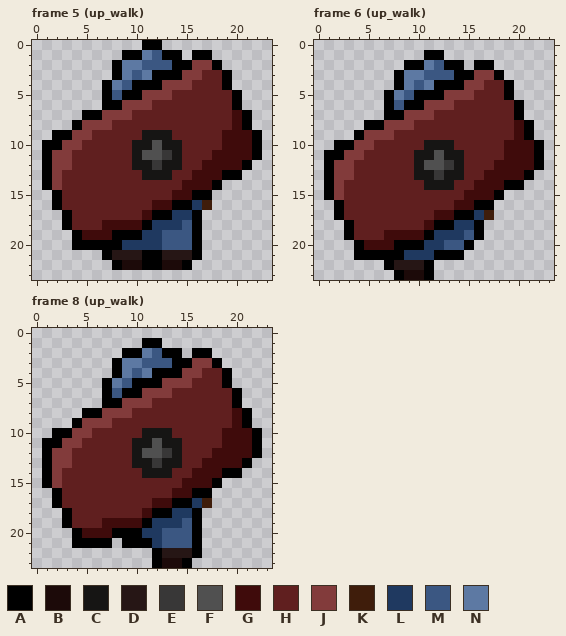
Pixel-art file: art/shield_guy/shield_guy.ase. Above: the version before the commit.
24x24 pixels, 16 frames. Shown: frame 5 (up_walk), frame 6 (up_walk), frame 8 (up_walk). The commit also changed other frames, which this record leaves out.
Palette (. is transparent): A #000000  B #1c0a09  C #161514  D #261615  E #383737  F #505050  G #3f0b0b  H #601f1f  J #823b3b  K #3f1d0b  L #1f3960  M #3b5782  N #5d79a3
Pixels before, frame 5 (up_walk), first column x 1:
 0 ..........AA..........
 1 ........AANMAA.AA.....
 2 .......ANNMMMAAJJA....
 3 .......ANMNAAAJJHHA...
 4 ......ANMAAAJJJHHHA...
 5 ......AMAAJJJHHHHHHA..
 6 ......AAJJJHHHHHHHHA..
 7 ....AAJJJHHHHHHHHHHGA.
 8 ...AJJJHHHHHHHHHHHHGA.
 9 .AAJJHHHHHCCCHHHHHGGGA
10 AAJJHHHHHCCFCCHHHHGGGA
11 AJJHHHHHHCFFECHHHGGGGA
12 AJJHHHHHHCCECCHHGGGGA.
13 AJHHHHHHHHCCCHHGGGAA..
14 AJHHHHHHHHHHHHGGGA....
15 .AHHHHHHHHHHHGGAA.....
16 .AHHHHHHHHHGGAALK.....
17 ..AHHHHHHHGAALLA......
18 ..AHHHGGGGALLLMA......
19 ...AGGGAAALLMMMA......
20 ...AAAAALLLLMMMA......
21 ......ADDDAADDDA......
22 .......ABBAABBA.......
Pixels before, frame 6 (up_walk), first column x 1:
 1 ..........AA..........
 2 ........AANMAA.AA.....
 3 .......ANNMMMAAJJA....
 4 .......ANMNAAAJJHHA...
 5 ......ANMAAAJJJHHHA...
 6 ......AMAAJJJHHHHHHA..
 7 ......AAJJJHHHHHHHHA..
 8 ....AAJJJHHHHHHHHHHGA.
 9 ...AJJJHHHHHHHHHHHHGA.
10 .AAJJHHHHHCCCHHHHHGGGA
11 AAJJHHHHHCCFCCHHHHGGGA
12 AJJHHHHHHCFFECHHHGGGGA
13 AJJHHHHHHCCECCHHGGGGA.
14 AJHHHHHHHHCCCHHGGGAA..
15 AJHHHHHHHHHHHHGGGA....
16 .AHHHHHHHHHHHGGAA.....
17 .AHHHHHHHHHGGAALK.....
18 ..AHHHHHHHGAALLA......
19 ..AHHHGGGGALLLMA......
20 ...AGGGAAALLMMA.......
21 ...AAAAALLLAAA........
22 ......ADDDA...........
23 .......ABBA...........
Pixels before, frame 8 (up_walk), first column x 1:
 1 ..........AA..........
 2 ........AANMAA.AA.....
 3 .......ANNMMMAAJJA....
 4 .......ANMNAAAJJHHA...
 5 ......ANMAAAJJJHHHA...
 6 ......AMAAJJJHHHHHHA..
 7 ......AAJJJHHHHHHHHA..
 8 ....AAJJJHHHHHHHHHHGA.
 9 ...AJJJHHHHHHHHHHHHGA.
10 .AAJJHHHHHCCCHHHHHGGGA
11 AAJJHHHHHCCFCCHHHHGGGA
12 AJJHHHHHHCFFECHHHGGGGA
13 AJJHHHHHHCCECCHHGGGGA.
14 AJHHHHHHHHCCCHHGGGAA..
15 AJHHHHHHHHHHHHGGGA....
16 .AHHHHHHHHHHHGGAA.....
17 .AHHHHHHHHHGGAALK.....
18 ..AHHHHHHHGAALLA......
19 ..AHHHGGGGALLLMA......
20 ...AGGGAAALLMMMA......
21 ...AAAA.AAALMMMA......
22 ...........ADDDA......
23 ...........ABBA.......
After the commit:
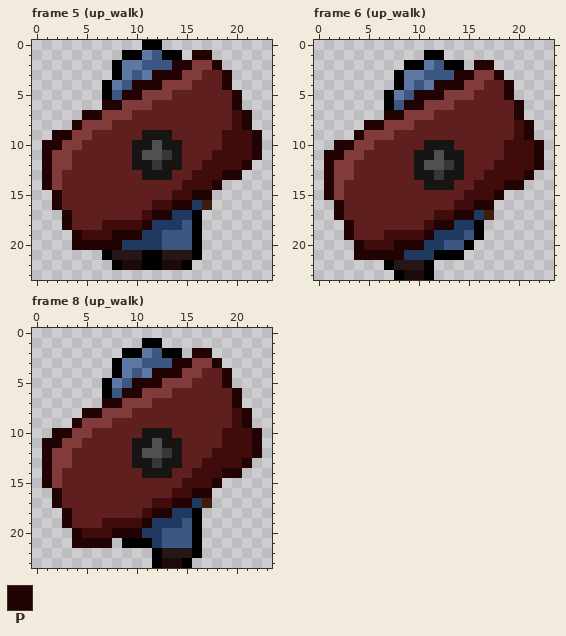
Colours new in this view: P #210303
Log entry: change shield outline color; add first frame of attack-ready down walking animation for shield class
Diff:
Frame 5 (up_walk):
The author changed colour A to colour P in row 1 at x 16 to 17; in row 2 at x 14 to 15 and 18; in row 3 at x 12 to 14 and 19; in row 4 at x 10 to 12 and 19; in row 5 at x 9 to 10 and 20; in row 6 at x 7 to 8 and 20.
The author changed colour A to colour P in row 7 at x 5 to 6 and 21; in row 8 at x 4 and 21; in row 9 at x 2 to 3 and 22; in row 10 at x 1 to 2 and 22; in row 11 at x 1 and 22; in row 12 at x 1 and 21.
The author changed colour A to colour P in row 13 at x 1 and 19 to 20; in row 14 at x 1 and 18; in row 15 at x 2 and 16 to 17; in row 16 at x 2 and 14 to 15; in row 17 at x 3 and 12 to 13; in row 18 at x 3 and 11.
The author changed colour A to colour P in row 19 at x 4 and 8 to 10; in row 20 at x 4 to 8.
Frame 6 (up_walk):
The author changed colour A to colour P in row 2 at x 16 to 17; in row 3 at x 14 to 15 and 18; in row 4 at x 12 to 14 and 19; in row 5 at x 10 to 12 and 19; in row 6 at x 9 to 10 and 20; in row 7 at x 7 to 8 and 20.
The author changed colour A to colour P in row 8 at x 5 to 6 and 21; in row 9 at x 4 and 21; in row 10 at x 2 to 3 and 22; in row 11 at x 1 to 2 and 22; in row 12 at x 1 and 22; in row 13 at x 1 and 21.
The author changed colour A to colour P in row 14 at x 1 and 19 to 20; in row 15 at x 1 and 18; in row 16 at x 2 and 16 to 17; in row 17 at x 2 and 14 to 15; in row 18 at x 3 and 12 to 13; in row 19 at x 3 and 11.
The author changed colour A to colour P in row 20 at x 4 and 8 to 10; in row 21 at x 4 to 8.
Frame 8 (up_walk):
The author changed colour A to colour P in row 2 at x 16 to 17; in row 3 at x 14 to 15 and 18; in row 4 at x 12 to 14 and 19; in row 5 at x 10 to 12 and 19; in row 6 at x 9 to 10 and 20; in row 7 at x 7 to 8 and 20.
The author changed colour A to colour P in row 8 at x 5 to 6 and 21; in row 9 at x 4 and 21; in row 10 at x 2 to 3 and 22; in row 11 at x 1 to 2 and 22; in row 12 at x 1 and 22; in row 13 at x 1 and 21.
The author changed colour A to colour P in row 14 at x 1 and 19 to 20; in row 15 at x 1 and 18; in row 16 at x 2 and 16 to 17; in row 17 at x 2 and 14 to 15; in row 18 at x 3 and 12 to 13; in row 19 at x 3 and 11.
The author changed colour A to colour P in row 20 at x 4 and 8 to 10; in row 21 at x 4 to 7.
